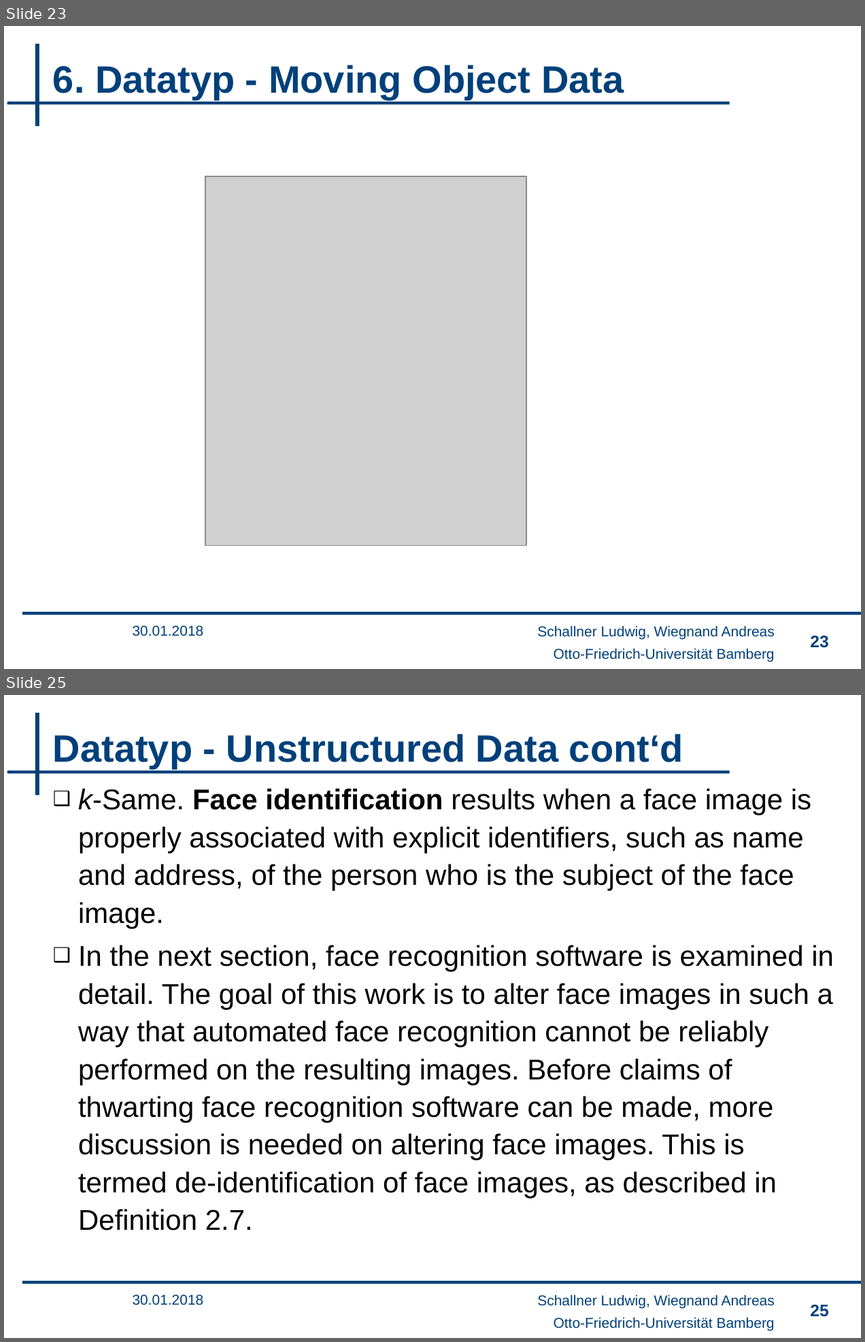
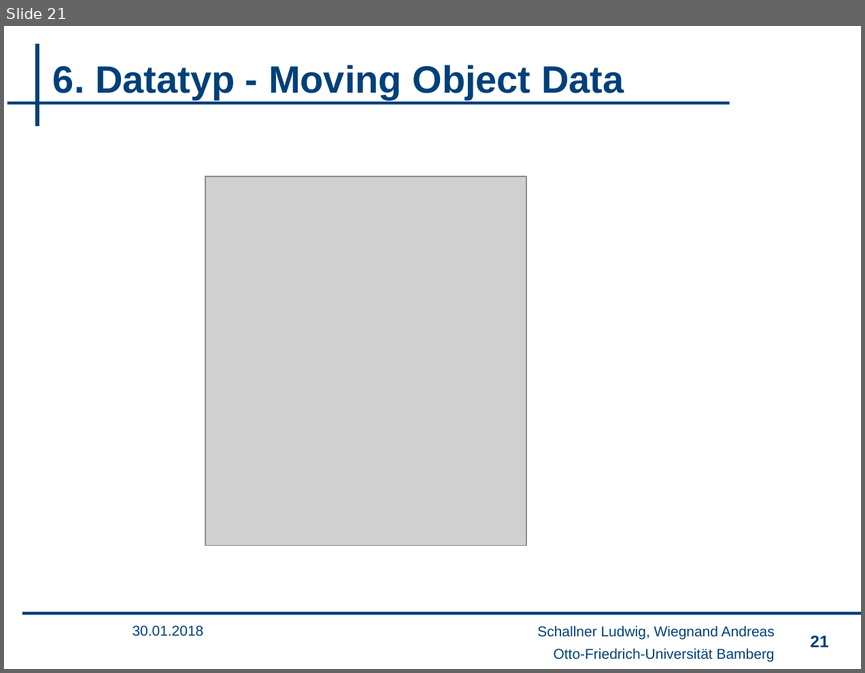
Before and after one commit to wsgan001/PSI-MSem, a slide deck: presentation/sicherheits_final_anV2.pptx. Shown one above the other, each under a label of ours: slides 23 and 25 before the commit, slide 21 after it; the slides between them are not shown. The pictures are 865x1342 and 865x673 pixels, drawn with LibreOffice and Linux fonts; fonts in the diff are those of the drawing; grey boxes stand for pictures; background and template pictures are left out. Boxes give left, top, right and bottom in pixels: in the first picture for what was removed or moved away, otherwise in the second. Text is boxed around its words. In the diff, an @@ line names an element or a change of style, - is before the commit and + after.

```diff
--- a/presentation/sicherheits_final_anV2.pptx
+++ b/presentation/sicherheits_final_anV2.pptx
@@ slide 25 removed at (4, 695, 861, 1338), background #FFFFFF; not listed: 4 template elements that a slide beside it also shows @@
@@ title removed at (53, 734, 683, 769) @@
-Datatyp - Unstructured Data cont‘d
@@ text removed at (78, 788, 834, 1230) @@
-❑ k-Same. Face identification results when a face image is properly associated with explicit identifiers, such as name and address, of the person who is the subject of the face image.
-❑ In the next section, face recognition software is examined in detail. The goal of this work is to alter face images in such a way that automated face recognition cannot be reliably performed on the resulting images. Before claims of thwarting face recognition software can be made, more discussion is needed on altering face images. This is termed de-identification of face images, as described in Definition 2.7.
@@ text removed at (133, 1294, 204, 1305) @@
-30.01.2018
@@ text removed at (537, 1294, 774, 1308) @@
-Schallner Ludwig, Wiegnand Andreas
@@ page number removed at (810, 1304, 828, 1317) @@
-25
@@ what was slide 23 is now slide 21 @@
@@ page number at (810, 635, 828, 647): text changed @@
-23
+21
```
Also in this commit, not shown: 5 slides changed, 3 other slides removed, 5 other files.
